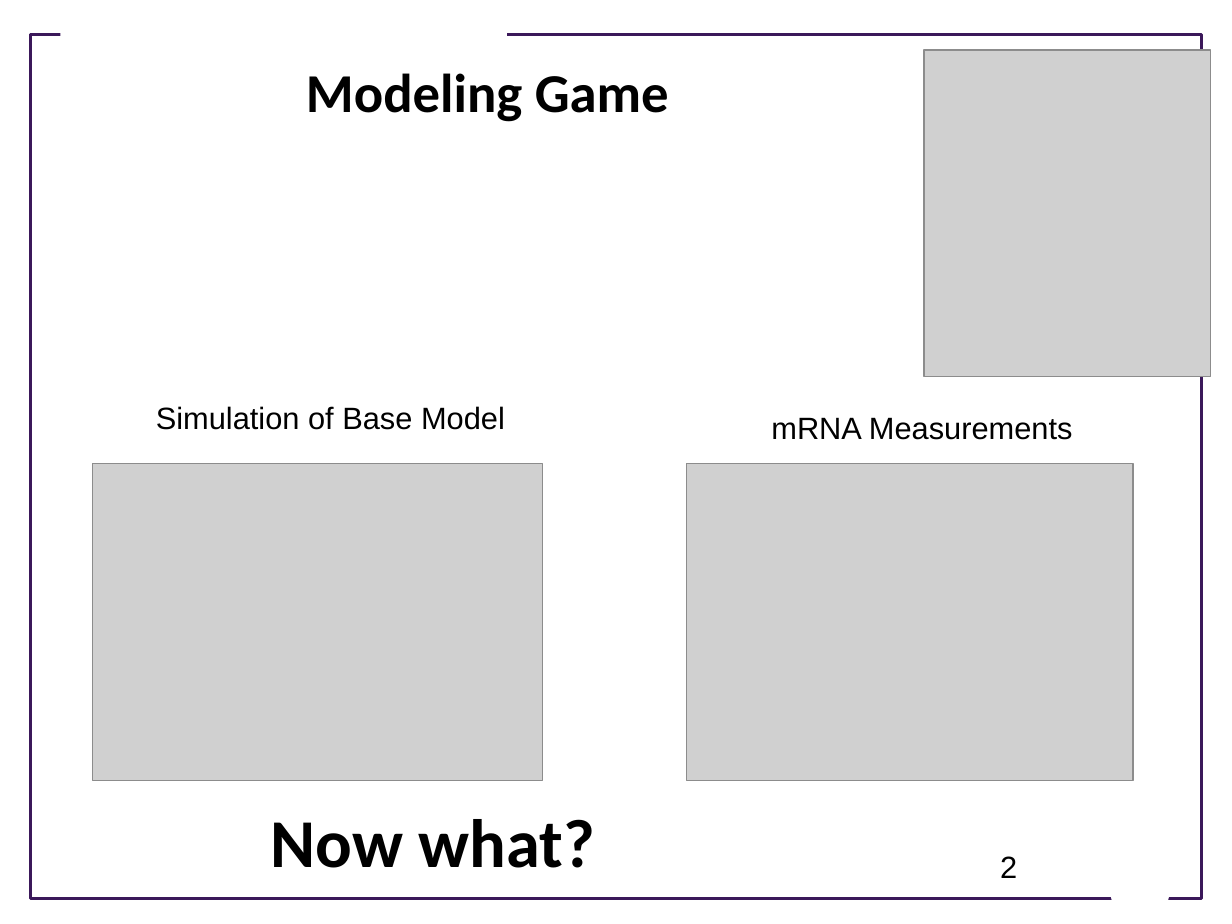
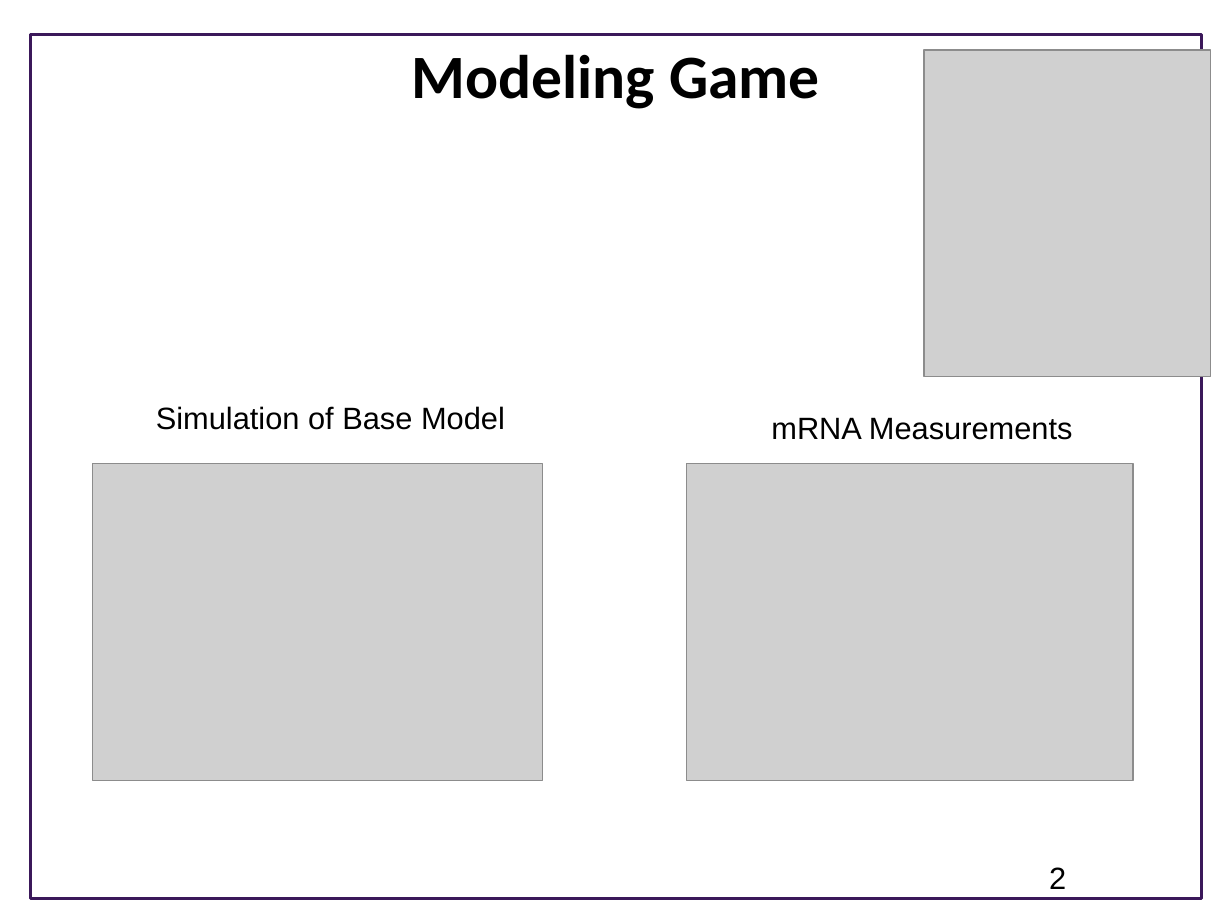
Before and after one commit to ModelEngineering/advancing-biomedical-models, a slide deck: slide 2 of ModelingGame/Summary of Approach to Modeling Game.pptx. Drawn at 1232x924 pixels with LibreOffice and Linux fonts; fonts in the diff are those of the drawing; grey boxes stand for pictures; background and template pictures are left out. Boxes give left, top, right and bottom in pixels: in the first picture for what was removed or moved away, otherwise in the second. Text is boxed around its words. In the diff, an @@ line names an element or a change of style, - is before the commit and + after.

```diff
--- a/ModelingGame/Summary of Approach to Modeling Game.pptx
+++ b/ModelingGame/Summary of Approach to Modeling Game.pptx
@@ rectangle removed at bbox=[60, 21, 506, 51] @@
@@ title "Modeling Game": place and size @@
-title "Modeling Game" at bbox=[306, 73, 669, 122]
+title "Modeling Game" at bbox=[412, 54, 820, 109]
@@ title "Modeling Game" at bbox=[412, 54, 820, 109]: size 32 to 36 pt @@
@@ text removed at bbox=[271, 819, 595, 868] @@
-Now what?
@@ page number: place and size @@
-page number at bbox=[1000, 856, 1017, 878]
+page number at bbox=[1049, 867, 1066, 889]
@@ trapezoid removed at bbox=[1100, 855, 1179, 908] @@
```
Also in this commit, not shown: 4 other slides changed, 6 slides added, 3 slides removed.
